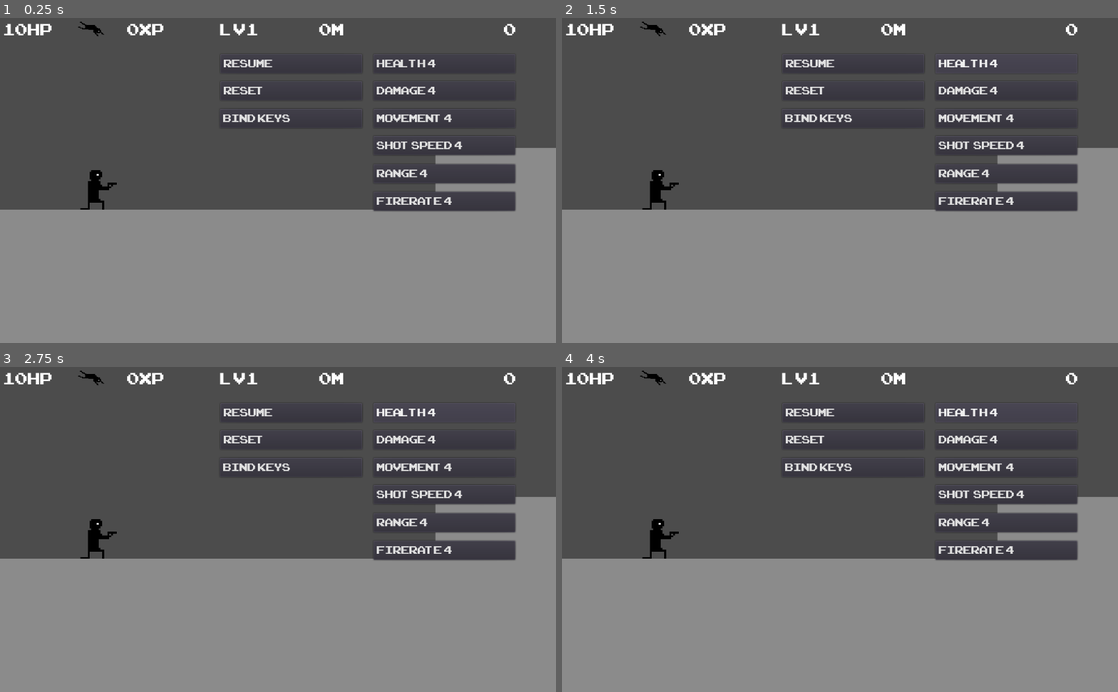
Above: before the commit, frames 1-4 (two rows, left to right).
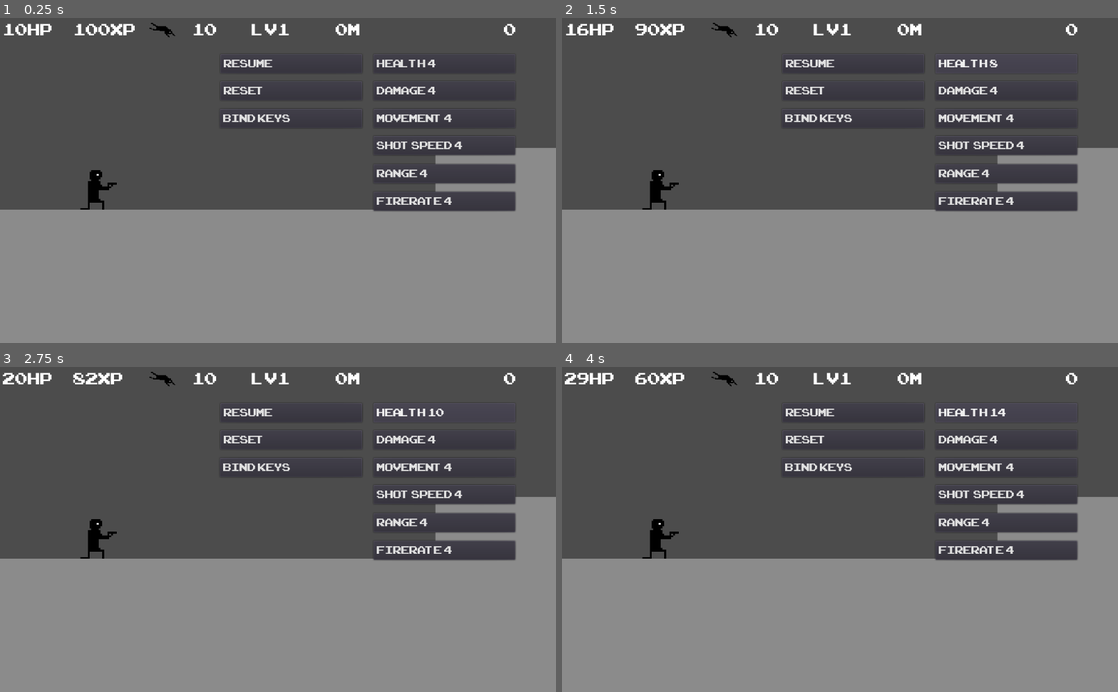
Above: after the commit, the same moments.

Repository: Denhonator/RandomPlatformer
Game: Godot game, scene res://2D.tscn
Two runs of this game, one before a commit and one after it. Both use one fixed random seed, a clock stepped at 60 frames per second and the inputs below.
Inputs:
- Up to frame 1 (0.25 s): no input
- Up to frame 2 (1.5 s): click "Health: 4" at 0.5 s; click "Health: 4" (after the commit: "Health: 6") at 1.25 s
- Up to frame 3 (2.75 s): click "Health: 4" (after the commit: "Health: 8") at 2 s
- Up to frame 4 (4 s): click "Health: 4" (after the commit: "Health: 10") at 2.75 s; click "Health: 4" (after the commit: "Health: 12") at 3.5 s

The runs differ from the first frame. In frame 1, 0.9% of the frame differs, in the area x 13-65%, y 1-6%; in frame 2, 0.9%; in frame 3, 1.0%; in frame 4, 1.0%, in the area x 0-80%, y 1-16%.
Error after the commit: Parse Error: Can't preload resource at path: res://Projectile.tscn (res://Projectile.gd:4)

Commit message:
Throwing bombs

Diff:
--- a/2D.tscn
+++ b/2D.tscn
@@ -159,7 +159,7 @@
 script = ExtResource( 4 )
 _sections_unfolded = [ "Collision", "Transform", "Visibility" ]
 AI = null
-maxSpeed = 35
+maxSpeed = 36
 shotSpeed = 3.0
 damage = 1.0
 health = 10
@@ -296,8 +296,8 @@
 anchor_top = 0.0
 anchor_right = 0.0
 anchor_bottom = 0.0
-margin_left = 234.0
-margin_right = 280.0
+margin_left = 135.0
+margin_right = 204.0
 margin_bottom = 44.0
 rect_pivot_offset = Vector2( 0, 0 )
 rect_clip_content = false
@@ -312,14 +312,36 @@
 max_lines_visible = -1
 _sections_unfolded = [ "Rect", "custom_fonts" ]
 
-[node name="Level" type="Label" parent="GUI" index="2"]
-
-anchor_left = 0.0
-anchor_top = 0.0
-anchor_right = 0.0
-anchor_bottom = 0.0
-margin_left = 407.0
-margin_right = 591.0
+[node name="Special" type="Label" parent="GUI" index="2"]
+
+anchor_left = 0.0
+anchor_top = 0.0
+anchor_right = 0.0
+anchor_bottom = 0.0
+margin_left = 354.0
+margin_right = 423.0
+margin_bottom = 44.0
+rect_pivot_offset = Vector2( 0, 0 )
+rect_clip_content = false
+mouse_filter = 2
+mouse_default_cursor_shape = 0
+size_flags_horizontal = 1
+size_flags_vertical = 4
+custom_fonts/font = SubResource( 3 )
+text = "0"
+percent_visible = 1.0
+lines_skipped = 0
+max_lines_visible = -1
+_sections_unfolded = [ "Rect", "custom_fonts" ]
+
+[node name="Level" type="Label" parent="GUI" index="3"]
+
+anchor_left = 0.0
+anchor_top = 0.0
+anchor_right = 0.0
+anchor_bottom = 0.0
+margin_left = 465.0
+margin_right = 649.0
 margin_bottom = 44.0
 rect_pivot_offset = Vector2( 0, 0 )
 rect_clip_content = false
@@ -334,14 +356,14 @@
 max_lines_visible = -1
 _sections_unfolded = [ "Rect", "custom_fonts" ]
 
-[node name="Distance" type="Label" parent="GUI" index="3"]
-
-anchor_left = 0.0
-anchor_top = 0.0
-anchor_right = 0.0
-anchor_bottom = 0.0
-margin_left = 588.0
-margin_right = 772.0
+[node name="Distance" type="Label" parent="GUI" index="4"]
+
+anchor_left = 0.0
+anchor_top = 0.0
+anchor_right = 0.0
+anchor_bottom = 0.0
+margin_left = 618.0
+margin_right = 802.0
 margin_bottom = 44.0
 rect_pivot_offset = Vector2( 0, 0 )
 rect_clip_content = false
@@ -356,7 +378,7 @@
 max_lines_visible = -1
 _sections_unfolded = [ "Rect", "custom_fonts" ]
 
-[node name="Time" type="Label" parent="GUI" index="4"]
+[node name="Time" type="Label" parent="GUI" index="5"]
 
 anchor_left = 0.0
 anchor_top = 0.0
@@ -378,18 +400,19 @@
 max_lines_visible = -1
 _sections_unfolded = [ "Rect", "custom_fonts" ]
 
-[node name="RollIcon" type="Sprite" parent="GUI" index="5"]
+[node name="RollIcon" type="Sprite" parent="GUI" index="6"]
 
 material = SubResource( 5 )
-position = Vector2( 168.079, 12.0057 )
+position = Vector2( 299.19, 14.3222 )
 scale = Vector2( 1.5, 1.5 )
 texture = ExtResource( 5 )
 hframes = 11
 frame = 8
 _sections_unfolded = [ "Animation", "Material", "Transform", "Visibility" ]
 
-[node name="Menu" type="Control" parent="GUI" index="6"]
-
+[node name="Menu" type="Control" parent="GUI" index="7"]
+
+editor/display_folded = true
 anchor_left = 0.0
 anchor_top = 0.0
 anchor_right = 0.0
--- a/Enemy.tscn
+++ b/Enemy.tscn
@@ -75,7 +75,7 @@
 font_data = ExtResource( 3 )
 _sections_unfolded = [ "Font", "Settings" ]
 
-[node name="Enemy" type="KinematicBody2D"]
+[node name="Enemy" type="KinematicBody2D" index="0"]
 
 input_pickable = false
 collision_layer = 2
@@ -242,7 +242,7 @@
 exp_edit = false
 rounded = false
 percent_visible = true
-_sections_unfolded = [ "Percent", "custom_styles" ]
+_sections_unfolded = [ "Percent", "custom_fonts" ]
 
 [node name="Audio" type="AudioStreamPlayer2D" parent="." index="5"]
 
--- a/GUI.gd
+++ b/GUI.gd
@@ -8,6 +8,7 @@
 onready var distance = find_node("Distance")
 onready var time = find_node("Time")
 onready var roll = find_node("RollIcon")
+onready var special = find_node("Special")
 onready var menu = find_node("Menu")
 onready var health = find_node("Health")
 onready var damage = find_node("Damage")
@@ -23,7 +24,7 @@
 var shotSpeedxp = 4
 var shotRangexp = 4
 var fireratexp = 4
-var action = ["left","right","up","down","attack","jump","roll"]
+var action = ["left","right","up","down","attack","jump","roll","special"]
 var bindCooldown = 0
 
 func _ready():
@@ -38,6 +39,7 @@
 	shotSpeed.text = "Shot Speed: "+String(shotSpeedxp)
 	shotRange.text = "Range: "+String(shotRangexp)
 	firerate.text = "Firerate: "+String(fireratexp)
+	special.text = String(player.special)
 	XP.text = String(player.xp)+"XP"
 	HP.text = String(player.health)+"HP"
 	playerref = weakref(player)
@@ -91,7 +93,7 @@
 	if player.xp<healthxp:
 		return
 	player.xp-=healthxp
-	player.health += 2+healthxp/2
+	player.health += 2+healthxp/4
 	healthxp += 2
 	UpdateTexts()
 
@@ -107,9 +109,9 @@
 	if player.xp<movementxp:
 		return
 	player.xp-=movementxp
-	player.rollCooldown -= 0.1
+	player.rollCooldown *= 0.9
 	player.maxJumpReserve += 10
-	player.maxSpeed += 5
+	player.maxSpeed += 2
 	movementxp += 2
 	UpdateTexts()
 
@@ -133,7 +135,7 @@
 	if player.xp<fireratexp:
 		return
 	player.xp-=fireratexp
-	player.shotCooldown -= 0.1
+	player.shotCooldown *= 0.9
 	fireratexp += 2
 	UpdateTexts()
 
--- a/PistolGuy.gd
+++ b/PistolGuy.gd
@@ -10,7 +10,7 @@
 var aniSpeed =		1.3
 var shotAni =		0
 var shootDir =		0
-var xp =			0
+var xp =			100
 var xpReward =		1
 var stunDur =		0.5
 var iframeDur =		1
@@ -19,6 +19,9 @@
 var projs =			0
 var rollDur =		0.5
 var rollCooldown =	1
+var special =		10
+var specialCooldown = 0.7
+var specialCounter = 0
 var rollCounter
 var jumpReserve
 var sprite
@@ -26,7 +29,7 @@
 var projectile
 var shotSpawn = []
 var shotCounter
-var action = {"left":false,"right":false,"up":false,"down":false,"jump":false,"attack":false,"roll":false}
+var action = {"left":false,"right":false,"up":false,"down":false,"jump":false,"attack":false,"roll":false,"special":false}
 var rays = {}
 var col
 var gui
@@ -109,8 +112,8 @@
 	elif not aiReaction:
 		aiReaction = 4
 		var ac = "right" if action["right"] else "left"
-		action["up"] = rays[ac+"Up"].is_colliding() and rays[ac+"Up"].get_collider().get_name()=="Body"
-		action["down"] = rays[ac+"Down"].is_colliding() and rays[ac+"Down"].get_collider().get_name()=="Body"
+		action["up"] = rays[ac+"Up"].is_colliding() and rays[ac+"Up"].get_collider() and rays[ac+"Up"].get_collider().get_name()=="Body"
+		action["down"] = rays[ac+"Down"].is_colliding() and rays[ac+"Down"].get_collider() and rays[ac+"Down"].get_collider().get_name()=="Body"
 		if (maxSpeed and (action[ac] and not rays[ac+"Ground"].is_colliding() or rays[ac+"Wall"].is_colliding())
 			or not maxSpeed and gui.playerref.get_ref() and ((gui.player.global_position.x>global_position.x and action["left"]) or (gui.player.global_position.x<global_position.x and action["right"]))):
 				action["right"] = !action["right"]
@@ -179,8 +182,6 @@
 		col.position.y = 3
 		col.scale.y = 1
 
-
-
 func _process(delta):
 	if hitCounter < 10:
 		hitCounter+=delta
@@ -202,9 +203,18 @@
 	move_and_slide(Vector2(vel.x*ms,vel.y),Vector2(0,-1))
 
 	if shotCounter < shotCooldown:
-		shotCounter+=delta
+		shotCounter += delta
 	elif action["attack"]:
-		Shoot()
+		Shoot(false)
+		shotCounter = 0
+	if specialCounter < specialCooldown:
+		specialCounter += delta
+	elif action["special"] and special>=5:
+		Shoot(true)
+		special = max(0,special-5)
+		if gui:
+			gui.special.text = String(special)
+		specialCounter = 0
 
 	var lookdir = 0
 	if action["left"]:
@@ -214,37 +224,52 @@
 	RunAni(lookdir,delta)
 	Hitbox()
 
-
-
-func Shoot():
+func Shoot(bomb):
 	if projs>=maxProj or hitCounter<stunDur:
 		return
-	shotCounter = 0
 	shotAni = 0.6
 	var shot = projectile.instance()
-	shot.vel.x = 50*(shotSpeed+0.1)/damage/damage
-	if abs(shootDir)==1:	#diagonal
-		shot.vel.x/=2
-		shot.vel.y = abs(shot.vel.x)*shootDir
+	var pos = shotSpawn[5+shootDir].global_position if sprite.flip_h else shotSpawn[1+shootDir].global_position
+	if bomb:
+		shot.explode = 10
+		shot.gravity = 2.5
+		shot.shotRange = 600
+		shot.scale *= 2
+		shot.vel.x = 80+abs(vel.x)
+		shot.vel.y = -180+vel.y/3
+		pos = shotSpawn[5].global_position if sprite.flip_h else shotSpawn[1].global_position
+	else:
+		shot.vel.x = 50*(shotSpeed+0.1)/damage
+		if abs(shootDir)==1:	#diagonal
+			shot.vel.x/=2
+			shot.vel.y = abs(shot.vel.x)*shootDir
+		shot.shotRange = shotRange
+		shot.scale += Vector2(damage-1,damage-1)*0.35
 	if sprite.flip_h:
 		shot.vel.x = -shot.vel.x
-	shot.scale += Vector2(damage-1,damage-1)*0.35
+	shot.vel /= shot.scale
 	shot.damage = damage
-	shot.shotRange = shotRange
 	shot.AI = AI
 	shot.shooter = weakref(self)
 	if AI:
 		shot.modulate = Color(0.4,0,0)
-	var pos = shotSpawn[5+shootDir].global_position if sprite.flip_h else shotSpawn[1+shootDir].global_position
 	shot.global_position = pos - Vector2(damage,0) if sprite.flip_h else pos + Vector2(damage,0)
 	projectileParent.add_child(shot)
 	audio.pitch_scale = rand_range(1/damage-0.05,1/damage+0.05)
 	audio.play()
 	projs+=1
 
+func SetSpecial(val):
+	special = val
+	if not AI:
+		gui.special.text = String(val)
+
 func GetHit(proj):
-	if hitCounter>iframeDur:
+	if hitCounter>iframeDur and health>0:
+		var ref = null if not proj.shooter else proj.shooter.get_ref()
 		health-=proj.damage
+		if proj.xp and ref and ref.has_method("SetSpecial"):
+			ref.SetSpecial(ref.special+1)
 		if hpbar:
 			hpbar.value = health
 		if not AI:
@@ -254,7 +279,6 @@
 			var d = global_position.x-proj.global_position.x
 			vel.x = (d/abs(d))*maxms*10
 		if health<=0:
-			var ref = null if not proj.shooter else proj.shooter.get_ref()
 			if ref:
 				ref.xp+=xpReward
 				if gui:
--- a/Projectile.gd
+++ b/Projectile.gd
@@ -1,6 +1,7 @@
 extends Node2D
 
-var area
+onready var area = get_child(0)
+onready var proj = preload("res://Projectile.tscn")
 var vel = Vector2(0,0)
 var damage = 0
 var life = 1
@@ -8,12 +9,15 @@
 var onScreen = false
 var shooter = null
 var shotRange
-
-func _ready():
-	area = get_child(0)
+var explode = 0
+var gravity = 0
+var lastVel
+var xp = true
 
 func _process(delta):
-	area.translate(vel*delta)
+	lastVel = vel*delta
+	area.translate(lastVel)
+	vel.y += gravity
 	if not onScreen:
 		life-=delta
 		if life<=0:
@@ -33,6 +37,21 @@
 	Destroy()
 
 func Destroy():
+	if explode:
+		var angle = 0
+		area.translate(-2*lastVel)
+		for i in range(explode+1):
+			var n = proj.instance()
+			n.global_position = area.global_position
+			n.damage = damage
+			n.vel = Vector2(cos(angle),sin(angle))*100
+			n.shotRange = shotRange/8
+			n.shooter = shooter
+			n.AI = AI
+			n.modulate = modulate
+			n.xp = false
+			get_parent().add_child(n)
+			angle += 2*PI/(explode+1)
 	if shooter.get_ref():
 		shooter.get_ref().projs-=1
 	queue_free()
--- a/Spikes.tscn
+++ b/Spikes.tscn
@@ -8,7 +8,7 @@
 custom_solver_bias = 0.0
 extents = Vector2( 13.8693, 10 )
 
-[node name="Spikes" type="Area2D"]
+[node name="Spikes" type="Area2D" index="0"]
 
 z_index = -1
 input_pickable = true
@@ -23,8 +23,8 @@
 
 [node name="CollisionShape2D" type="CollisionShape2D" parent="." index="0"]
 
-position = Vector2( 57.6633, -7.8051 )
-scale = Vector2( 5.73866, 0.751032 )
+position = Vector2( 57.6633, -2.6632 )
+scale = Vector2( 5.73866, 0.320911 )
 shape = SubResource( 1 )
 
 [node name="Sprite" type="Sprite" parent="." index="1"]
--- a/project.godot
+++ b/project.godot
@@ -35,10 +35,11 @@
  ]
 roll=[ Object(InputEventKey,"resource_local_to_scene":false,"resource_name":"","device":0,"alt":false,"shift":false,"control":false,"meta":false,"command":false,"pressed":false,"scancode":16777237,"unicode":0,"echo":false,"script":null)
  ]
+special=[ Object(InputEventKey,"resource_local_to_scene":false,"resource_name":"","device":0,"alt":false,"shift":false,"control":false,"meta":false,"command":false,"pressed":false,"scancode":67,"unicode":0,"echo":false,"script":null)
+ ]
 
 [rendering]
 
-quality/intended_usage/framebuffer_mode=1
 quality/intended_usage/framebuffer_allocation=0
 quality/2d/use_pixel_snap=true
 environment/default_environment="res://default_env.tres"
